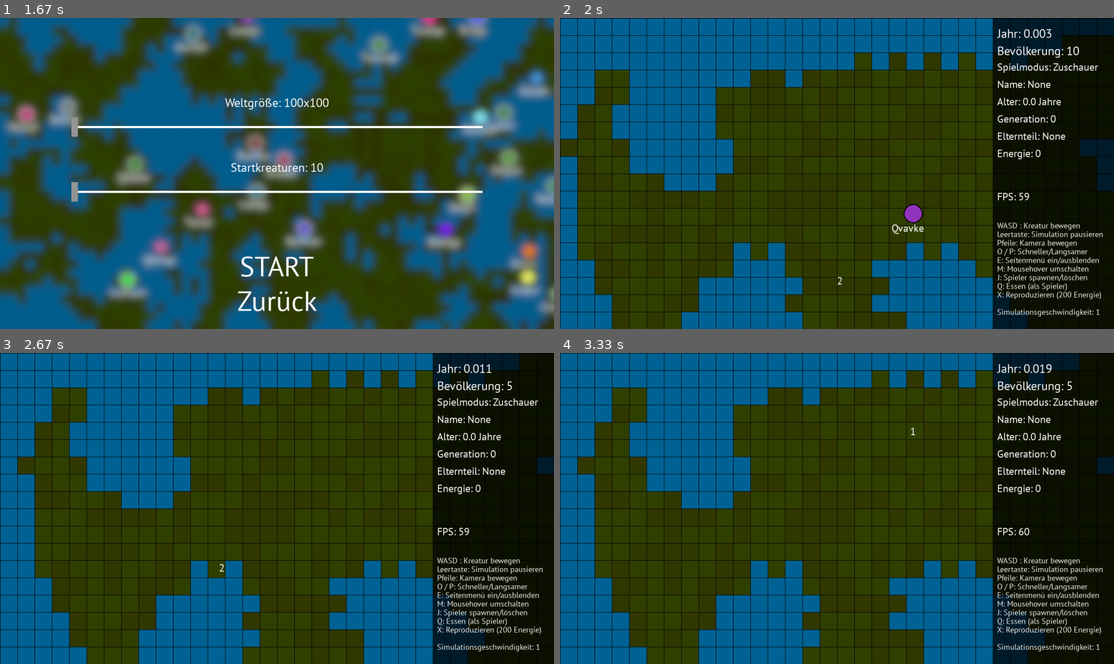
Above: before the commit, frames 1-4 (two rows, left to right).
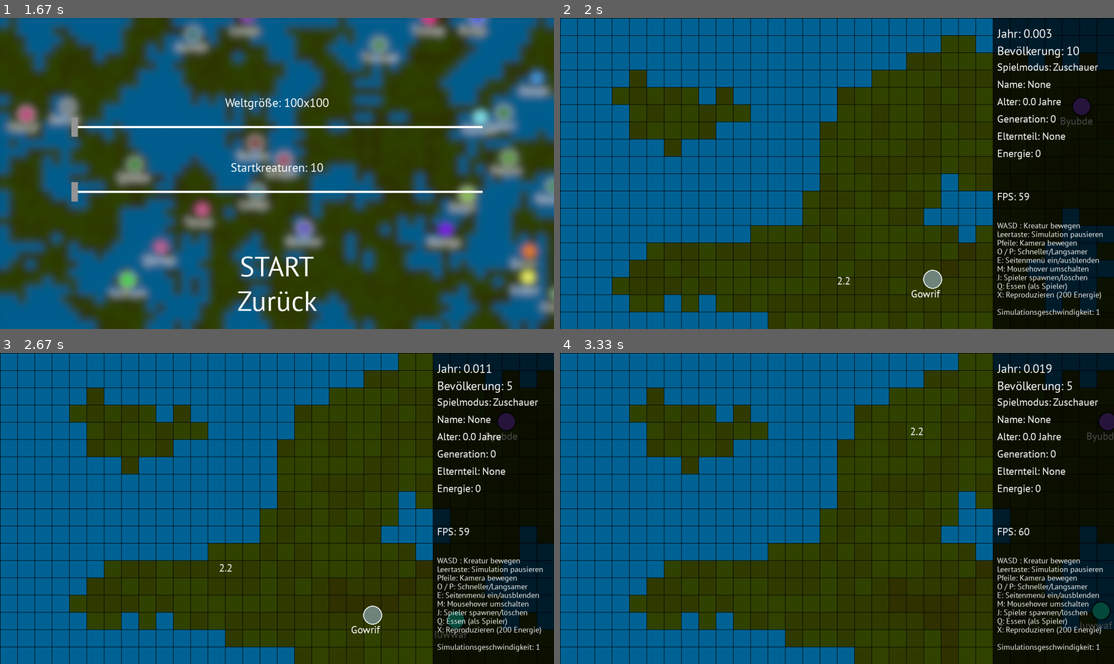
Above: after the commit, the same moments.

Repository: coding-lines/evolvers
Game: pygame game, started from evolversFiles/runGame_GUI.py
The game is run twice, just before and just after one commit, with the same random seed, the same clock (stepped at 60 frames per second) and the same inputs.
Inputs (mouse positions are in pixels of both pictures, inside the frame that each line leads up to):
- Up to frame 1 (1.67 s): click "START" at 0.38 s; click "Spiel laden" at 0.72 s; click "Zurück" at 1.05 s; press the mouse at (454, 248) at 1.37 s; move the mouse to (398, 176) at 1.47 s; release the mouse at (343, 108) at 1.6 s
- Up to frame 2 (2 s): click "START" at 1.72 s
- Up to frame 3 (2.67 s): hold Left 2-2.53 s; move the mouse to (470, 620) at 2.03 s; hold Down from 2.57 s (still down); move the mouse to (216, 552) at 2.6 s; tap Space at 2.63 s
- Up to frame 4 (3.33 s): release Down at 2.87 s; hold Left 2.9-3.3 s; move the mouse to (909, 418) at 2.93 s; tap Space at 2.97, 3.27 s

Frame 1 is identical in both runs. In frame 2, 37% of the frame differs, in the area x 0-100%, y 5-100%; in frame 3, 37%; in frame 4, 37%, in the area x 3-100%, y 0-100%.

Commit message:
Removed initial world generation for faster start times

Diff:
--- a/evolversFiles/runGame_GUI.py
+++ b/evolversFiles/runGame_GUI.py
@@ -80,14 +80,14 @@
         cameraPos = [1,1,34,22,1] if viewDistance == 32 else [1,1,68,44,1] if viewDistance == 64 else [1,1,18,12,1]
         trueFPS = 60
         textureStorage: dict = {}
-        x = time.time()
-        print("Generiere Kreaturen... Das kann einige Zeit dauern...")
-        gameEntities = creatureEngine.initCreatures(startCreatures,worldSize)
-        print(str(startCreatures)+" Kreaturen in "+str(time.time()-x) + " Sekunden generiert.")
-        x = time.time()
-        print("Generiere Welt... Das kann einige Zeit dauern...")
-        gameWorld = creatureEngine.initWorld(worldSize[0],worldSize[1],worldGeneration,worldSmooth)
-        print("Welt von der Größe",str(worldSize[0]),"x",str(worldSize[1]), "in",str(time.time()-x),"Sekunden generiert.")
+        #x = time.time()
+        #print("Generiere Kreaturen... Das kann einige Zeit dauern...")
+        #gameEntities = creatureEngine.initCreatures(startCreatures,worldSize)
+        #print(str(startCreatures)+" Kreaturen in "+str(time.time()-x) + " Sekunden generiert.")
+        #x = time.time()
+        #print("Generiere Welt... Das kann einige Zeit dauern...")
+        #gameWorld = creatureEngine.initWorld(worldSize[0],worldSize[1],worldGeneration,worldSmooth)
+        #print("Welt von der Größe",str(worldSize[0]),"x",str(worldSize[1]), "in",str(time.time()-x),"Sekunden generiert.")
         saturationMax = 11
         #Speicherort von Spieldaten oder Texturen
 
@@ -426,7 +426,6 @@
                           ,game.storage.fontSmall.render("X: Reproduzieren (200 Energie)", True, [255,255,255])]
 s.set_alpha(180)
 toast.set_alpha(180)
-game.storage.gameWorld = creatureEngine.runWorldIteration(game.storage.gameWorld)
 s.fill((0,0,0))
 toast.fill((0,0,0))
 
@@ -602,6 +601,7 @@
                             game.storage.gameWorld = creatureEngine.initWorld(game.storage.worldSizeSlider+100,game.storage.worldSizeSlider+100,game.storage.worldGeneration,game.storage.worldSmooth)
                             game.timers.frame = 0
                             game.timers.seconds = 0
+                            game.storage.gameWorld = creatureEngine.runWorldIteration(game.storage.gameWorld)
                             game.options.currentScreen = "game"
 
 
